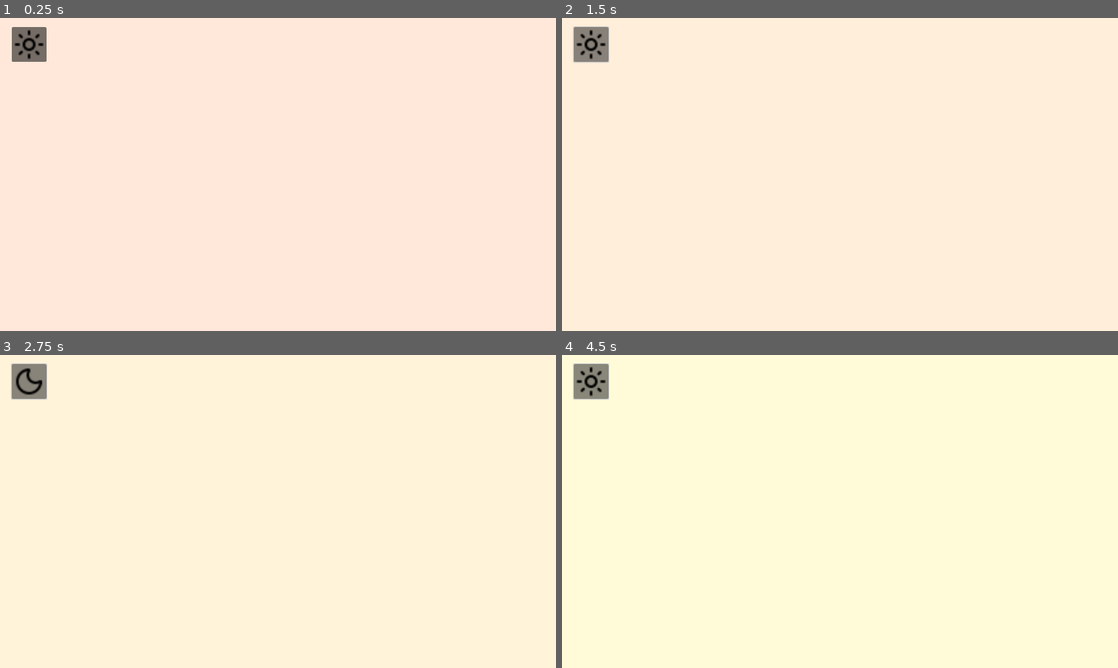
Above: before the commit, frames 1-4 (two rows, left to right).
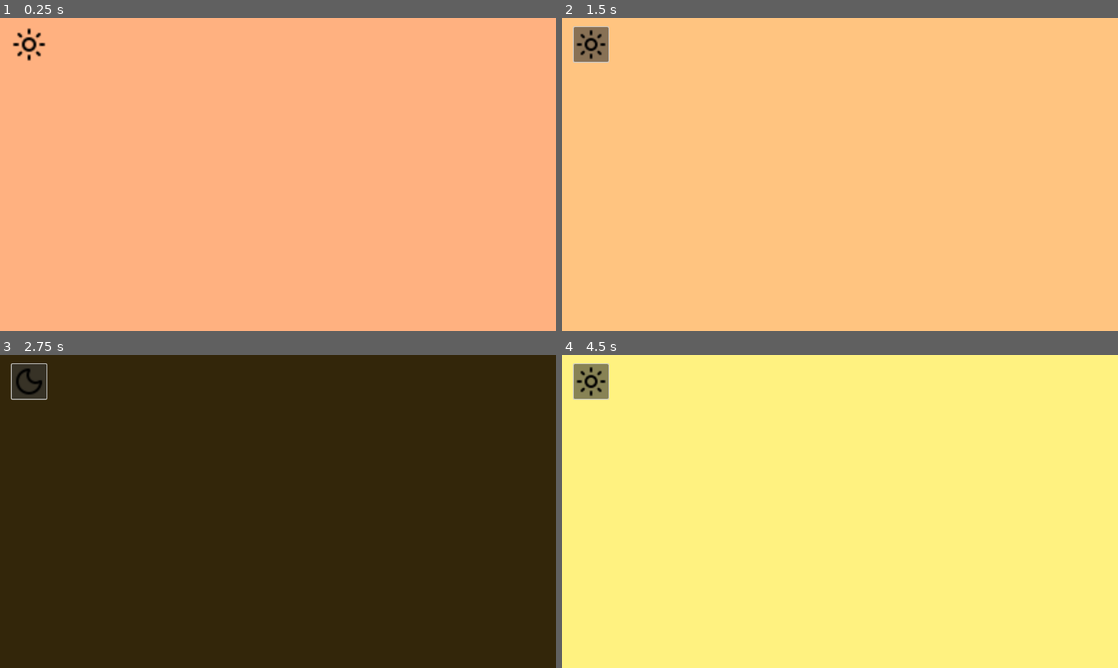
Above: after the commit, the same moments.

Repository: Camuise/colordle
Game: Godot game, scene res://Main.tscn
Same seed, same stepped clock (60 frames per second), same inputs: the game is played once before the commit and once after it.
Inputs (mouse positions are in pixels of both pictures, inside the frame that each line leads up to):
- Up to frame 1 (0.25 s): no input
- Up to frame 2 (1.5 s): click (589, 43) at 0.5 s; click (589, 43) at 1.25 s
- Up to frame 3 (2.75 s): click (27, 380) at 2 s
- Up to frame 4 (4.5 s): tap Enter at 2.75, 4.25 s; tap Space at 3.5 s

The runs differ from the first frame. In frame 1, 100% of the frame differs, in the area x 0-100%, y 0-100%; in frame 2, 100%; in frame 3, 100%; in frame 4, 100%.

Commit message:
fix: dark mode

Diff:
--- a/Main.tscn
+++ b/Main.tscn
@@ -1,5 +1,6 @@
-[gd_scene load_steps=4 format=3 uid="uid://jdbb2vhovioi"]
+[gd_scene load_steps=5 format=3 uid="uid://jdbb2vhovioi"]
 
+[ext_resource type="Theme" uid="uid://7bdtpoekv6hy" path="res://light.tres" id="1_cm0pq"]
 [ext_resource type="Script" uid="uid://b15miqqfc656u" path="res://background.gd" id="1_glv2v"]
 [ext_resource type="Texture2D" uid="uid://u88k76fgwxta" path="res://images/theme/sun.svg" id="2_cm0pq"]
 [ext_resource type="Script" uid="uid://cqy5j4gj2kgxc" path="res://themeSwitcher.gd" id="4_3dxm6"]
@@ -7,6 +8,7 @@
 [node name="Control" type="Control"]
 layout_mode = 3
 anchors_preset = 0
+theme = ExtResource("1_cm0pq")
 
 [node name="Background" type="ColorRect" parent="."]
 layout_mode = 0
@@ -24,3 +26,6 @@
 icon = ExtResource("2_cm0pq")
 expand_icon = true
 script = ExtResource("4_3dxm6")
+
+[connection signal="on_theme_changed" from="Theme" to="Background" method="_on_theme_on_theme_changed"]
+[connection signal="on_theme_changed" from="Theme" to="Background" method="_on_theme_changed"]
--- a/background.gd
+++ b/background.gd
@@ -19,8 +19,10 @@
 # Helper to update value based on theme
 func _update_value_from_theme(theme_name: Globals.ColorTheme) -> void:
     if theme_name == Globals.ColorTheme.DARK:
+        saturation = 0.8
         value = 0.2
     else:
+        saturation = 0.5
         value = 1.0
 
 # Called when theme changes
--- a/light.tres
+++ b/light.tres
@@ -867,18 +867,6 @@
 cache/0/16/0/glyphs/134217808/uv_rect = Rect2(1, 133, 16, 11)
 cache/0/16/0/glyphs/134217808/texture_idx = 0
 
-[sub_resource type="StyleBoxFlat" id="StyleBoxFlat_vwgqj"]
-content_margin_left = 4.0
-content_margin_top = 4.0
-content_margin_right = 4.0
-content_margin_bottom = 4.0
-bg_color = Color(0.1, 0.1, 0.1, 0.3)
-corner_radius_top_left = 3
-corner_radius_top_right = 3
-corner_radius_bottom_right = 3
-corner_radius_bottom_left = 3
-corner_detail = 5
-
 [sub_resource type="StyleBoxFlat" id="StyleBoxFlat_xfxho"]
 content_margin_left = 4.0
 content_margin_top = 4.0
@@ -912,35 +900,11 @@
 corner_radius_bottom_left = 3
 corner_detail = 5
 
-[sub_resource type="StyleBoxFlat" id="StyleBoxFlat_l4c3m"]
-content_margin_left = 12.0
-content_margin_top = 12.0
-content_margin_right = 12.0
-content_margin_bottom = 12.0
-bg_color = Color(1, 1, 1, 0.6)
-border_width_left = 7
-border_width_top = 7
-border_width_right = 7
-border_width_bottom = 7
-border_color = Color(0.5, 0.5, 0.5, 1)
-corner_radius_top_left = 500
-corner_radius_top_right = 500
-corner_radius_bottom_right = 500
-corner_radius_bottom_left = 500
-corner_detail = 5
-shadow_color = Color(0.277528, 0.277528, 0.277528, 0.6)
+[sub_resource type="StyleBoxEmpty" id="StyleBoxEmpty_vwgqj"]
 
-[sub_resource type="StyleBoxFlat" id="StyleBoxFlat_i7puu"]
-content_margin_left = 4.0
-content_margin_top = 4.0
-content_margin_right = 4.0
-content_margin_bottom = 4.0
-bg_color = Color(0, 0, 0, 0.6)
-corner_radius_top_left = 3
-corner_radius_top_right = 3
-corner_radius_bottom_right = 3
-corner_radius_bottom_left = 3
-corner_detail = 5
+[sub_resource type="StyleBoxEmpty" id="StyleBoxEmpty_w7hgt"]
+
+[sub_resource type="StyleBoxEmpty" id="StyleBoxEmpty_4k172"]
 
 [resource]
 Button/colors/font_color = Color(0.875, 0.875, 0.875, 1)
@@ -962,8 +926,8 @@
 Button/constants/outline_size = 0
 Button/font_sizes/font_size = 16
 Button/fonts/font = SubResource("FontFile_nr3lm")
-Button/styles/disabled = SubResource("StyleBoxFlat_vwgqj")
 Button/styles/focus = SubResource("StyleBoxFlat_xfxho")
 Button/styles/hover = SubResource("StyleBoxFlat_w7hgt")
-Button/styles/normal = SubResource("StyleBoxFlat_l4c3m")
-Button/styles/pressed = SubResource("StyleBoxFlat_i7puu")
+Button/styles/normal = SubResource("StyleBoxEmpty_vwgqj")
+Button/styles/pressed = SubResource("StyleBoxEmpty_w7hgt")
+Panel/styles/panel = SubResource("StyleBoxEmpty_4k172")
--- a/themeSwitcher.gd
+++ b/themeSwitcher.gd
@@ -1,4 +1,6 @@
 extends Button
+
+signal on_theme_changed(new_theme)
 
 func _pressed() -> void:
     if Globals.theme == Globals.ColorTheme.LIGHT:
@@ -12,3 +14,4 @@
 
     # log the current theme
     print("Theme switched to: ", Globals.theme)
+    emit_signal("on_theme_changed", Globals.theme)
